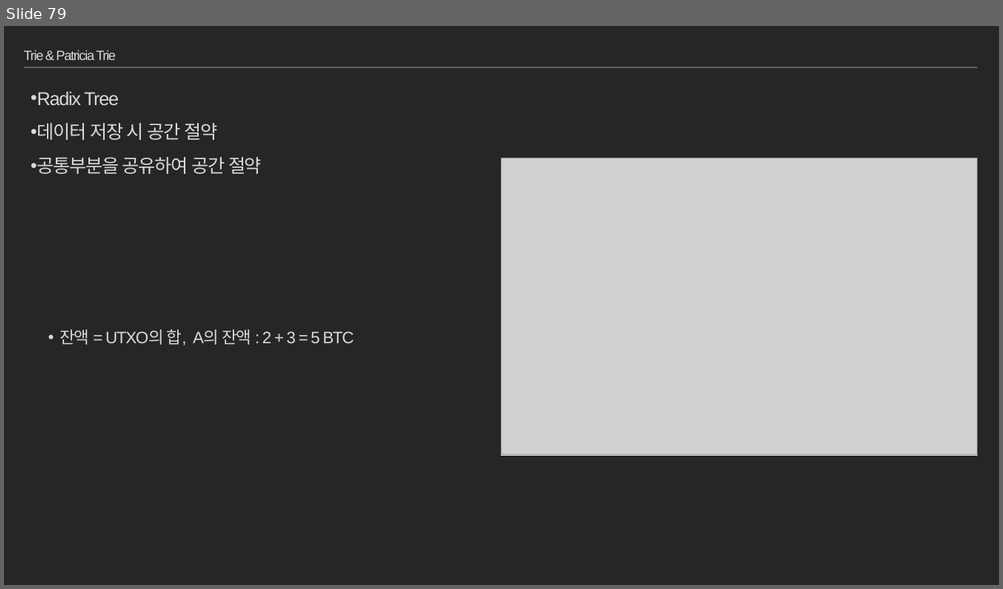
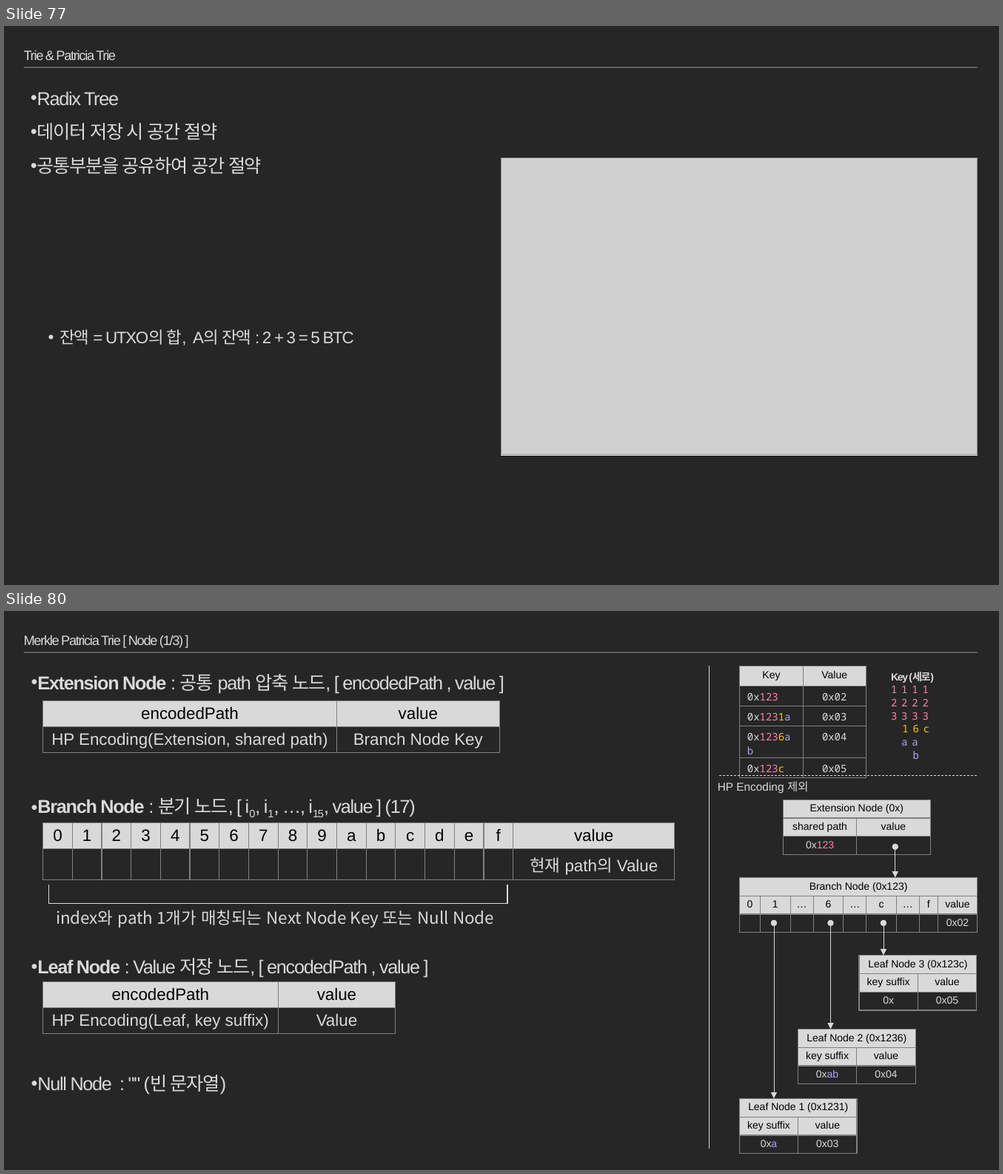
Before and after one commit to moss0801/blockchain-doc, a slide deck: General/Blockchain Part2.pptx. Shown one above the other, each under a label of ours: slide 79 before the commit, slides 77 and 80 after it; the slides between them are not shown. The pictures are 1003x589 and 1003x1174 pixels, drawn with LibreOffice and Linux fonts; fonts in the diff are those of the drawing; grey boxes stand for pictures. Boxes give left, top, right and bottom in pixels: in the first picture for what was removed or moved away, otherwise in the second. Text is boxed around its words. In the diff, an @@ line names an element or a change of style, - is before the commit and + after.

Commit message:
blockchain part2 add merkle patricia tree

```diff
--- a/General/Blockchain Part2.pptx
+++ b/General/Blockchain Part2.pptx
@@ slide 80 added at [4, 611, 999, 1170], background #262626; not listed: 1 template element that a slide beside it also shows @@
@@ title added at [24, 635, 183, 648], 13 pt, text #D9D9D9 @@
+Merkle Patricia Trie [ Node (1/3) ]
@@ text added at [31, 674, 495, 1094], 18 pt, text #D9D9D9 @@
+• Extension Node : 공통 path 압축 노드, [ encodedPath , value ]
+• Branch Node : 분기 노드, [ i0, i1, …, i15, value ] (17)
+• Leaf Node : Value 저장 노드, [ encodedPath , value ]
+• Null Node : "" (빈 문자열)
@@ line added from (709, 666) to (709, 1149), #D9D9D9 0.5 pt @@
@@ table added at [740, 667, 867, 911], 5 rows, 2 columns @@
+Key | Value
+0x123 | 0x02
+0x1231a | 0x03
+0x1236ab | 0x04
+0x123c | 0x05
@@ text added at [891, 672, 933, 759], 10 pt, text #FF80B1 @@
+Key (세로)
+1 1 1 1
+2 2 2 2
+3 3 3 3
+1 6 c
+a a
+b
@@ table added at [42, 701, 499, 755], 2 rows, 2 columns @@
+encodedPath | value
+HP Encoding(Extension, shared path) | Branch Node Key
@@ text added at [717, 781, 808, 793], 11 pt, text #D9D9D9 @@
+HP Encoding 제외
@@ line added from (719, 776) to (976, 776), #D9D9D9 0.5 pt dashed @@
@@ table added at [783, 800, 930, 855], 3 rows, 2 columns @@
+Extension Node (0x) | 
+shared path | value
+0x123 | 
@@ table added at [42, 823, 670, 878], 2 rows, 17 columns @@
+0 | 1 | 2 | 3 | 4 | 5 | 6 | 7 | 8 | 9 | a | b | c | d | e | f | value
+ |  |  |  |  |  |  |  |  |  |  |  |  |  |  |  | 현재 path의 Value
@@ double arrow added from (895, 847) to (895, 878), #D9D9D9 0.5 pt @@
@@ right bracket added at [50, 884, 508, 903], outline #D9D9D9 1 pt @@
@@ table added at [739, 878, 977, 934], 3 rows, 9 columns @@
+Branch Node (0x123) |  |  |  |  |  |  |  | 
+0 | 1 | … | 6 | … | c | … | f | value
+ |  |  |  |  |  |  |  | 0x02
@@ text added at [56, 910, 494, 928], 16 pt, text #D9D9D9 @@
+index와 path 1개가 매칭되는 Next Node Key 또는 Null Node
@@ double arrow added from (774, 923) to (774, 1099), #D9D9D9 0.5 pt @@
@@ double arrow added from (831, 923) to (831, 1030), #D9D9D9 0.5 pt @@
@@ double arrow added from (884, 923) to (884, 956), #D9D9D9 0.5 pt @@
@@ table added at [859, 956, 977, 1011], 3 rows, 2 columns @@
+Leaf Node 3 (0x123c) | 
+key suffix | value
+0x | 0x05
@@ table added at [42, 982, 395, 1037], 2 rows, 2 columns @@
+encodedPath | value
+HP Encoding(Leaf, key suffix) | Value
@@ table added at [798, 1030, 916, 1085], 3 rows, 2 columns @@
+Leaf Node 2 (0x1236) | 
+key suffix | value
+0xab | 0x04
@@ table added at [739, 1099, 856, 1154], 3 rows, 2 columns @@
+Leaf Node 1 (0x1231) | 
+key suffix | value
+0xa | 0x03
@@ what was slide 79 is now slide 77 @@
```
Also in this commit, not shown: 6 slides changed, 7 other slides added, 7 slides removed, 1 other file.
